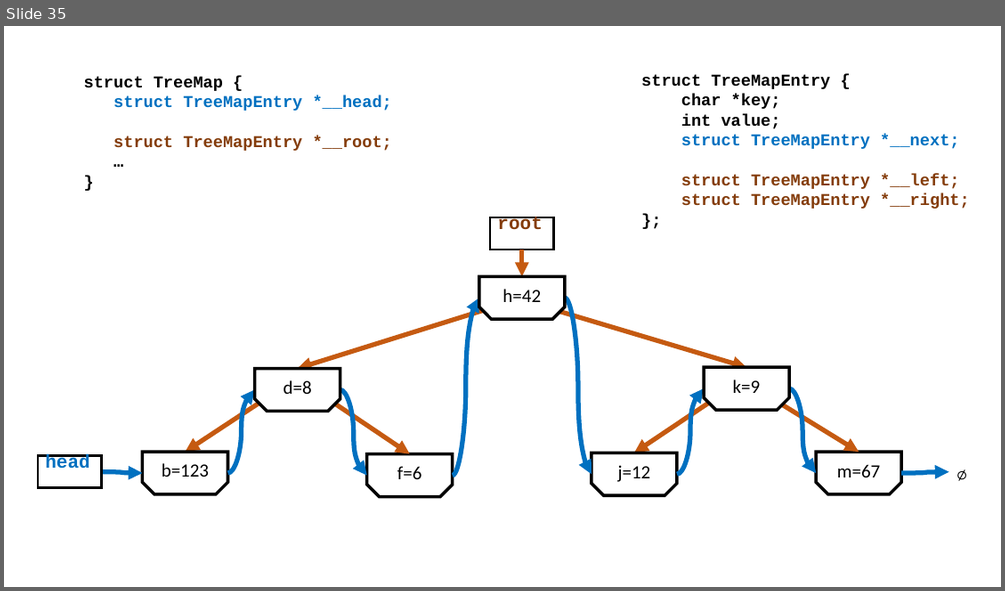
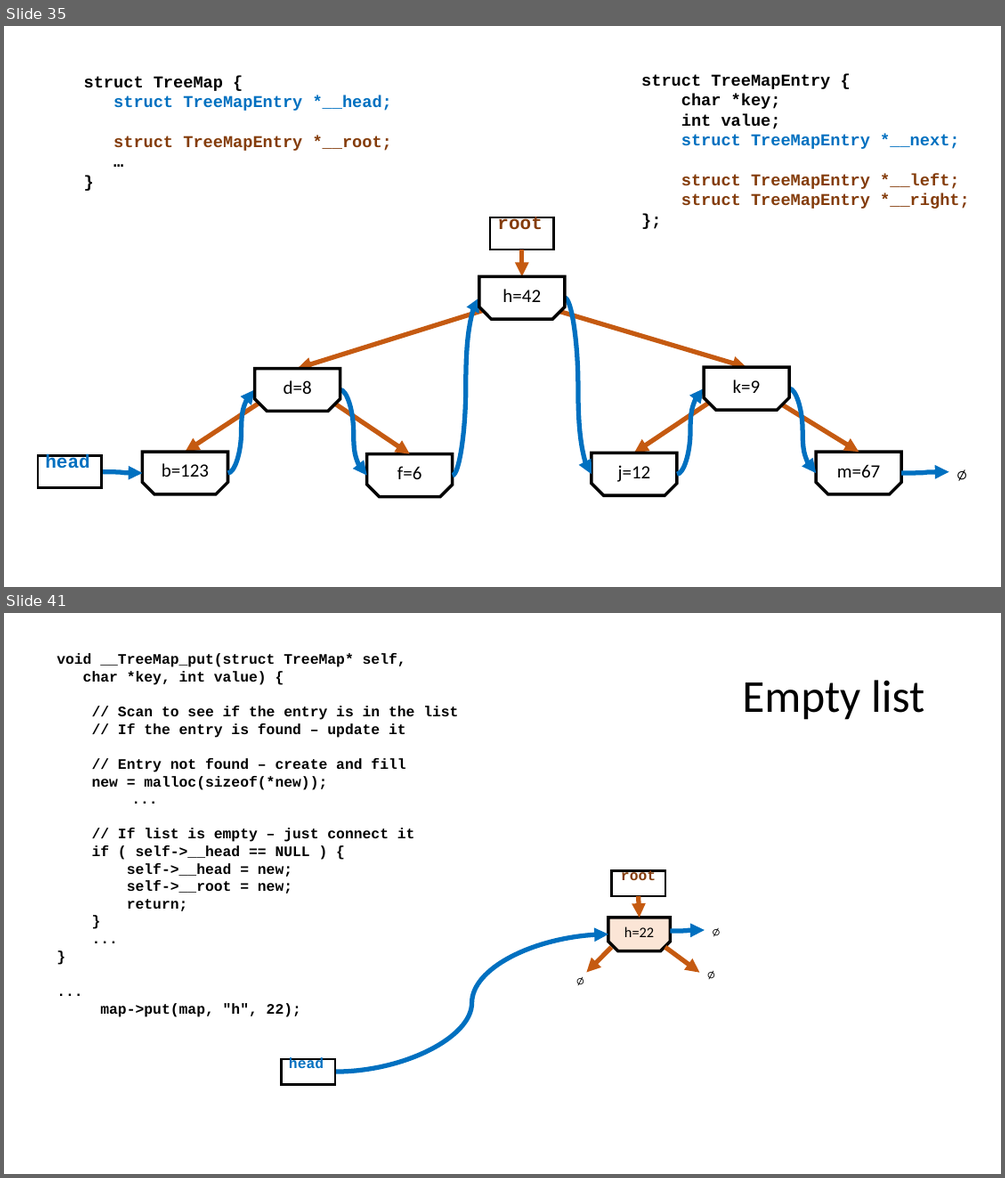
Before and after one commit to csev/cc4e, a slide deck: lectures/CC-05-Trees-Hash.pptx. Shown one above the other, each under a label of ours: slide 35 before the commit, slides 35 and 41 after it; the slides between them are not shown. The pictures are 1005x591 and 1005x1178 pixels, drawn with LibreOffice and Linux fonts; fonts in the diff are those of the drawing. Boxes give left, top, right and bottom in pixels: in the first picture for what was removed or moved away, otherwise in the second. Text is boxed around its words. In the diff, an @@ line names an element or a change of style, - is before the commit and + after.

```diff
--- a/lectures/CC-05-Trees-Hash.pptx
+++ b/lectures/CC-05-Trees-Hash.pptx
@@ slide 41 added at [4, 613, 1001, 1174], background #FFFFFF @@
@@ text added at [57, 653, 458, 1017], 14 pt, text #000000, bold @@
+void __TreeMap_put(struct TreeMap* self,
+char *key, int value) {
+// Scan to see if the entry is in the list
+// If the entry is found – update it
+// Entry not found – create and fill
+new = malloc(sizeof(*new));
+...
+// If list is empty – just connect it
+if ( self->__head == NULL ) {
+self->__head = new;
+self->__root = new;
+return;
+}
+...
+}
+...
+map->put(map, "h", 22);
@@ title added at [742, 680, 924, 720], 44 pt, text #000000 @@
+Empty list
@@ rectangle added at [611, 871, 665, 896], outline #000000 2.25 pt, 14 pt, text #843C0B, bold @@
+root
@@ arrow added from (638, 896) to (639, 917), #C55A11 4.5 pt @@
@@ snip same rect added at [608, 917, 671, 951], fill #FBE5D6, outline #000000 3 pt, 14 pt, text #000000 @@
+h=22
@@ curved arrow added from (671, 931) to (704, 930), #0070C0 4.5 pt @@
@@ text added at [704, 917, 722, 943], 14 pt, text #000000 @@
+∅
@@ curved arrow added from (335, 1071) to (608, 934), #0070C0 4.5 pt @@
@@ arrow added from (611, 948) to (587, 972), #C55A11 4.5 pt @@
@@ arrow added from (665, 948) to (699, 973), #C55A11 4.5 pt @@
@@ text added at [568, 966, 587, 991], 14 pt, text #000000 @@
+∅
@@ text added at [699, 960, 718, 985], 14 pt, text #000000 @@
+∅
@@ rectangle added at [282, 1059, 335, 1084], outline #000000 2.25 pt, 14 pt, text #0070C0, bold @@
+head
```
Also in this commit, not shown: 10 slides changed, 33 other slides added.
